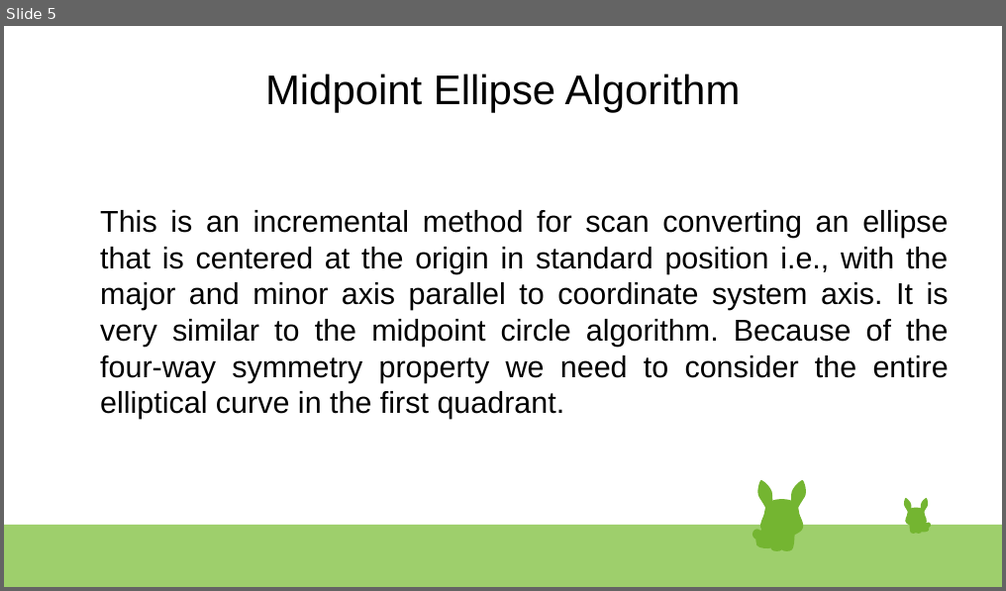
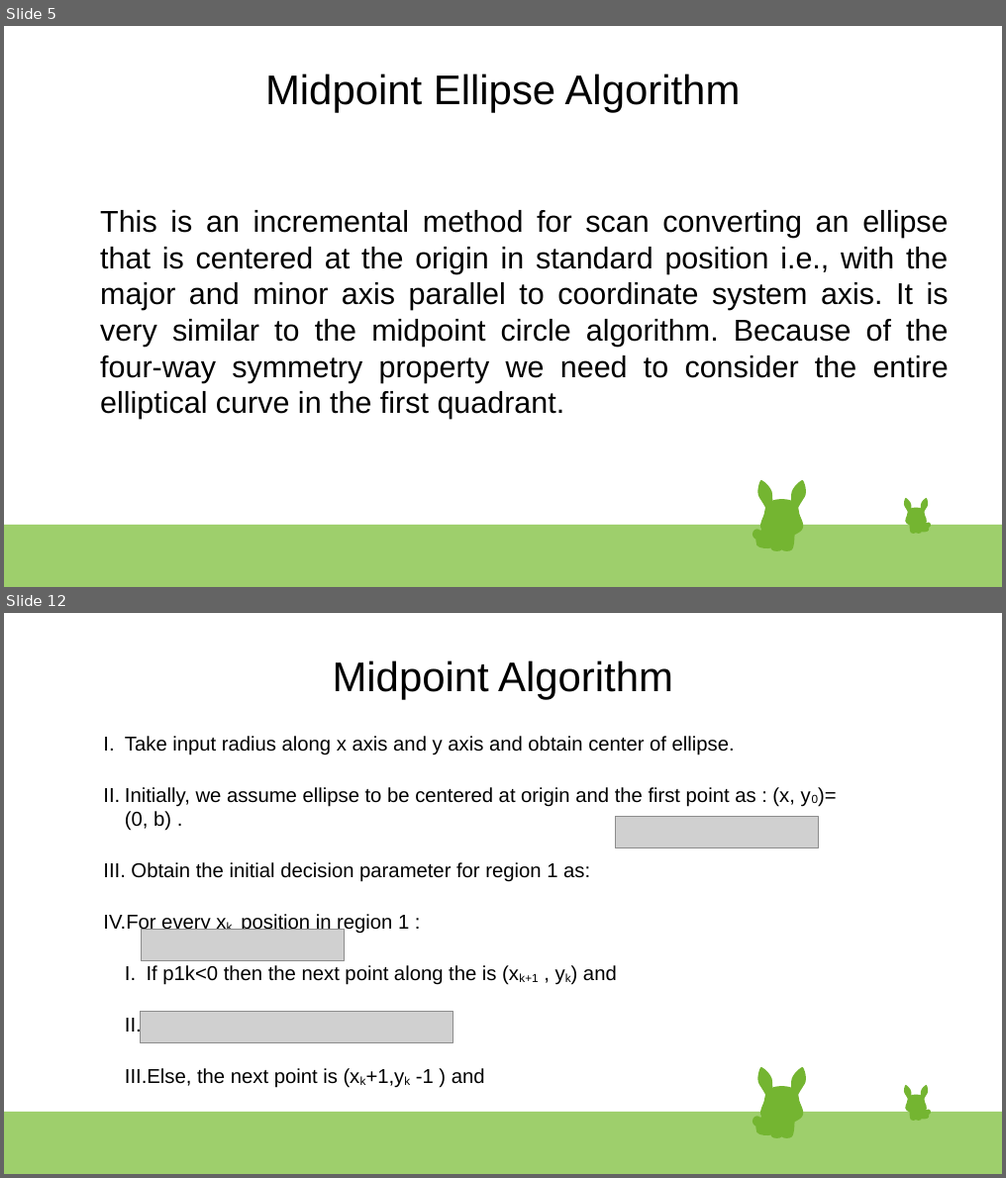
Before and after one commit to seamoonpandey/computer-graphics, a slide deck: ellipse.odp. Shown one above the other, each under a label of ours: slide 5 before the commit, slides 5 and 12 after it; the slides between them are not shown. The pictures are 1006x591 and 1006x1178 pixels, drawn with LibreOffice and Linux fonts; fonts in the diff are those of the drawing; grey boxes stand for pictures. Boxes give left, top, right and bottom in pixels: in the first picture for what was removed or moved away, otherwise in the second. Text is boxed around its words. In the diff, an @@ line names an element or a change of style, - is before the commit and + after.

```diff
--- a/ellipse.odp
+++ b/ellipse.odp
@@ slide 12 added at (x1=4, y1=613, x2=1002, y2=1174), background #FFFFFF; not listed: 47 template elements that a slide beside it also shows @@
@@ title added at (x1=333, y1=661, x2=673, y2=700), 33 pt, text #000000 @@
+Midpoint Algorithm
@@ text added at (x1=103, y1=736, x2=794, y2=1088), 16 pt, text #000000 @@
+I. Take input radius along x axis and y axis and obtain center of ellipse.
+II. Initially, we assume ellipse to be centered at origin and the first point as : (x, y0)= (0, b) .
+III. Obtain the initial decision parameter for region 1 as:
+IV. For every xk, position in region 1 :
+  I. If p1k<0 then the next point along the is (xk+1 , yk) and
+  II. Else, the next point is (xk+1,yk -1 ) and
@@ picture added at (x1=615, y1=817, x2=819, y2=849) @@
@@ picture added at (x1=141, y1=930, x2=344, y2=961) @@
@@ picture added at (x1=140, y1=1011, x2=453, y2=1043) @@
```
Also in this commit, not shown: 1 slide changed, 11 other slides added, 1 slide removed.
